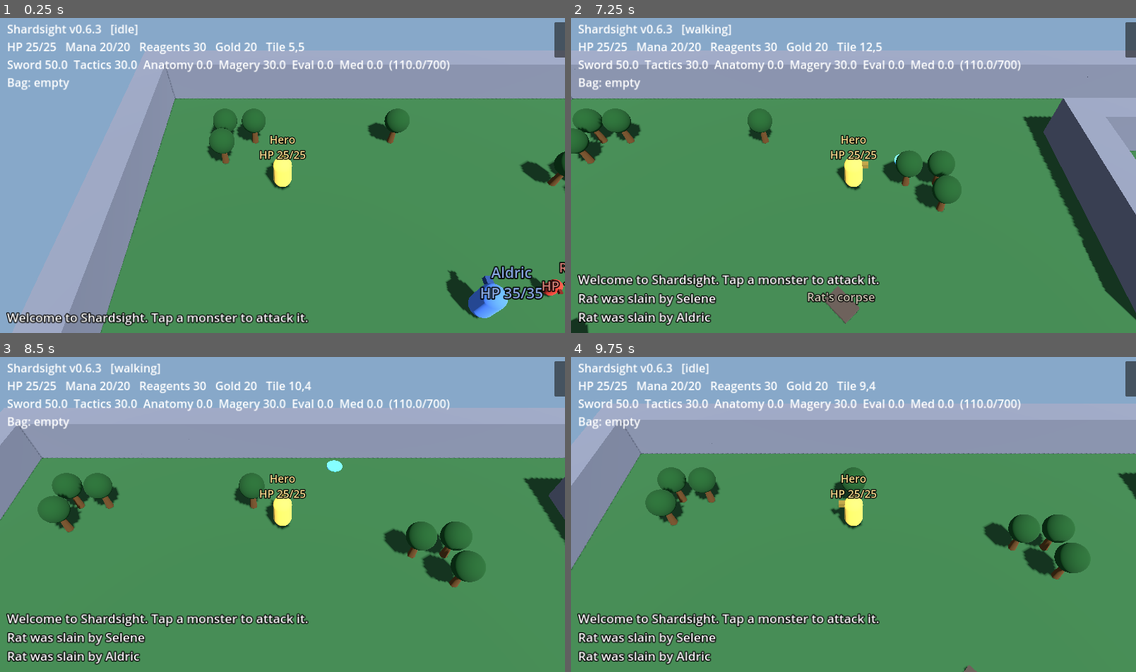
Above: before the commit, frames 1-4 (two rows, left to right).
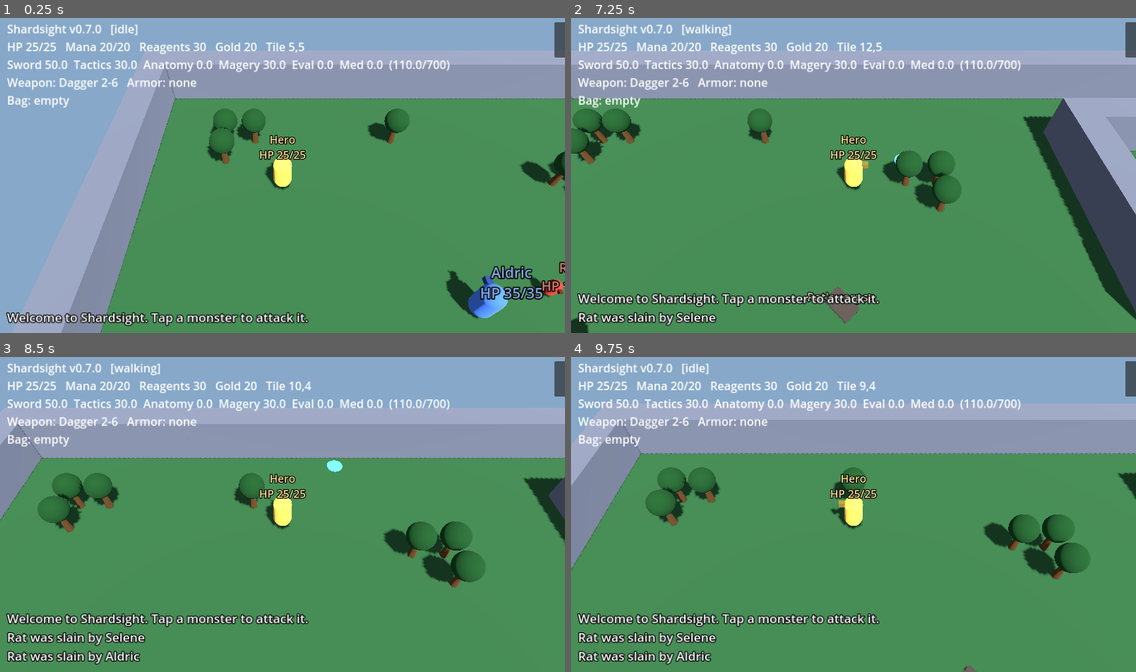
Above: after the commit, the same moments.

Repository: luckovsdeniss-denlu/Shardsight
Game: Godot game, scene res://scenes/main.tscn
Same seed, same stepped clock (60 frames per second), same inputs: the game is played once before the commit and once after it.
Inputs (mouse positions are in pixels of both pictures, inside the frame that each line leads up to):
- Up to frame 1 (0.25 s): no input
- Up to frame 2 (7.25 s): tap A every 0.75 s from 0.5 to 4.25 s; move the mouse to (977, 159) at 0.52 s; click (977, 159) at 0.67 s; move the mouse to (740, 191) at 1.27 s; click (740, 191) at 1.42 s; move the mouse to (910, 103) at 2.02 s; click (910, 103) at 2.17 s; move the mouse to (825, 238) at 2.77 s; click (825, 238) at 2.92 s; move the mouse to (1023, 222) at 3.52 s; click (1023, 222) at 3.67 s; move the mouse to (684, 125) at 4.27 s; click (684, 125) at 4.42 s; move the mouse to (881, 175) at 5.02 s; click (881, 175) at 5.17 s; move the mouse to (768, 93) at 5.77 s; click (768, 93) at 5.92 s; move the mouse to (977, 159) at 6.52 s; click (977, 159) at 6.67 s
- Up to frame 3 (8.5 s): move the mouse to (169, 530) at 7.27 s; click (169, 530) at 7.42 s; move the mouse to (339, 442) at 8.02 s; click (339, 442) at 8.17 s
- Up to frame 4 (9.75 s): move the mouse to (825, 577) at 8.77 s; click (825, 577) at 8.92 s; move the mouse to (1023, 561) at 9.52 s; click (1023, 561) at 9.67 s

The runs differ from the first frame. In frame 1, 0.7% of the frame differs, in the area x 1-35%, y 2-29%; in frame 2, 3.7%, in the area x 0-92%, y 2-98%; in frame 3, 0.7%; in frame 4, 0.7%.

Commit message:
Add equipment: weapons, armor, drops, merchant trade (v0.7.0)
Co-Authored-By: Claude Sonnet 5.5 <noreply@anthropic.com>
Claude-Session: https://claude.ai/code/session_01H6LNxUGdbevPyoRQBBzvxK

Diff:
--- a/project.godot
+++ b/project.godot
@@ -4,7 +4,7 @@
 [application]
 
 config/name="Shardsight"
-config/version="0.6.3"
+config/version="0.7.0"
 run/main_scene="res://scenes/main.tscn"
 config/features=PackedStringArray("4.3", "GL Compatibility")
 config/icon="res://icon.svg"
--- a/scripts/bestiary.gd
+++ b/scripts/bestiary.gd
@@ -1,30 +1,31 @@
 class_name Bestiary
 ## Stat blocks for everything that walks the map.
-## Keys: str/dex/int, skills, reagents, gold (carried), loot (monster drops), dmg_min/dmg_max (weapon roll), wspeed (weapon speed 20..60),
+## Keys: weapon/wear (starting gear ids from Gear), str/dex/int, skills, reagents, gold (carried), loot (monster drops), dmg_min/dmg_max (weapon roll), wspeed (weapon speed 20..60),
 ## move (m/s), armor, leash (wander radius in tiles), aggro (m), respawn (s), role, scale.
 
 const HERO := {
 	"str": 25, "dex": 20, "int": 20, "wspeed": 45, "dmg_min": 5, "dmg_max": 10,
 	"move": 4.0, "leash": 8, "aggro": 5.0, "respawn": 5.0,
-	"reagents": 30, "gold": 20,
+	"reagents": 30, "gold": 20, "weapon": "dagger",
 	"skills": {Hero.Skill.SWORDSMANSHIP: 50.0, Hero.Skill.TACTICS: 30.0, Hero.Skill.MAGERY: 30.0},
 }
 
 # Other players, played by the computer.
 const WARRIOR := {
 	"str": 35, "dex": 20, "int": 10, "wspeed": 45, "dmg_min": 5, "dmg_max": 10,
-	"move": 3.6, "leash": 8, "aggro": 5.0, "respawn": 5.0, "armor": 1.0, "gold": 20,
+	"move": 3.6, "leash": 8, "aggro": 5.0, "respawn": 5.0, "gold": 20, "weapon": "longsword", "wear": "chainmail",
 	"skills": {Hero.Skill.SWORDSMANSHIP: 60.0, Hero.Skill.TACTICS: 50.0, Hero.Skill.ANATOMY: 40.0},
 }
 const FIGHTER := {
 	"str": 30, "dex": 25, "int": 10, "wspeed": 55, "dmg_min": 4, "dmg_max": 8,
 	"move": 3.8, "leash": 8, "aggro": 5.0, "respawn": 5.0, "gold": 20,
+	"weapon": "kryss", "wear": "studded_armor",
 	"skills": {Hero.Skill.SWORDSMANSHIP: 55.0, Hero.Skill.TACTICS: 55.0, Hero.Skill.ANATOMY: 45.0},
 }
 
 const MAGE := {
 	"str": 20, "dex": 20, "int": 40, "wspeed": 30, "dmg_min": 2, "dmg_max": 4,
-	"move": 3.4, "leash": 8, "aggro": 6.0, "respawn": 5.0, "reagents": 40, "gold": 60,
+	"move": 3.4, "leash": 8, "aggro": 6.0, "respawn": 5.0, "reagents": 40, "gold": 60, "weapon": "dagger",
 	"skills": {
 		Hero.Skill.SWORDSMANSHIP: 20.0, Hero.Skill.MAGERY: 70.0, Hero.Skill.EVALUATING_INTELLECT: 50.0,
 		Hero.Skill.MEDITATION: 50.0, Hero.Skill.RESISTING_SPELLS: 30.0,
@@ -45,19 +46,19 @@
 const WOLF := {
 	"str": 28, "dex": 50, "int": 5, "wspeed": 50, "dmg_min": 2, "dmg_max": 6,
 	"move": 3.8, "leash": 6, "aggro": 5.0, "respawn": 12.0, "scale": 0.8, "armor": 1.0,
-	"loot": {"gold_min": 2, "gold_max": 8, "drops": [["wolf_pelt", 0.7]]},
+	"loot": {"gold_min": 2, "gold_max": 8, "drops": [["wolf_pelt", 0.7], ["leather_armor", 0.12]]},
 	"skills": {Hero.Skill.SWORDSMANSHIP: 45.0, Hero.Skill.TACTICS: 30.0},
 }
 const ORC := {
 	"str": 45, "dex": 40, "int": 10, "wspeed": 30, "dmg_min": 3, "dmg_max": 8,
 	"move": 2.2, "leash": 5, "aggro": 5.0, "respawn": 15.0, "scale": 1.15, "armor": 2.0,
-	"loot": {"gold_min": 8, "gold_max": 25, "drops": [["orc_ear", 0.8]]},
+	"loot": {"gold_min": 8, "gold_max": 25, "drops": [["orc_ear", 0.8], ["longsword", 0.15], ["studded_armor", 0.15], ["chainmail", 0.08]]},
 	"skills": {Hero.Skill.SWORDSMANSHIP: 60.0, Hero.Skill.TACTICS: 40.0, Hero.Skill.ANATOMY: 30.0},
 }
 const EVIL_MAGE := {
 	"str": 25, "dex": 25, "int": 45, "wspeed": 30, "dmg_min": 1, "dmg_max": 3,
 	"move": 2.4, "leash": 5, "aggro": 6.0, "respawn": 20.0, "reagents": 999,
-	"loot": {"gold_min": 10, "gold_max": 30, "reagents": 4, "drops": [["mage_robe", 0.4]]},
+	"loot": {"gold_min": 10, "gold_max": 30, "reagents": 4, "drops": [["mage_robe", 0.4], ["kryss", 0.15], ["dagger", 0.2]]},
 	"skills": {
 		Hero.Skill.SWORDSMANSHIP: 20.0, Hero.Skill.MAGERY: 55.0, Hero.Skill.EVALUATING_INTELLECT: 40.0,
 		Hero.Skill.MEDITATION: 40.0, Hero.Skill.RESISTING_SPELLS: 30.0,
--- a/scripts/entity.gd
+++ b/scripts/entity.gd
@@ -60,6 +60,9 @@
 var inventory := {}            # trophy item id -> count
 var loot_cfg := {}             # what a monster drops
 var loot_target: Corpse = null
+var weapon := ""               # equipped weapon id (see Gear); "" = bare hands
+var armor_id := ""             # equipped armor id
+var _gear_timer := 0.0
 var _trade_timer := 0.0
 var label: Label3D
 var _last_text := ""
@@ -94,6 +97,8 @@
 	reagents = float(cfg.get("reagents", 0))
 	gold = int(cfg.get("gold", 0))
 	loot_cfg = cfg.get("loot", {})
+	weapon = String(cfg.get("weapon", ""))
+	armor_id = String(cfg.get("wear", ""))
 
 
 func _build_visual(color: Color, s: float) -> void:
@@ -146,6 +151,11 @@
 		_cast_step(delta)
 		_refresh_label()
 		return
+	_gear_timer -= delta
+	if _gear_timer <= 0.0:
+		_gear_timer = 1.0
+		if target == null:
+			_manage_gear()
 	_think(delta)
 	_follow_path(delta)
 	_fight()
@@ -293,13 +303,21 @@
 		return
 	if swing_cd > 0.0 or d > MELEE_RANGE:
 		return
-	swing_cd = Rules.swing_seconds(stats.max_stamina(), weapon_speed)
+	var ws := weapon_speed
+	var lo := dmg_min
+	var hi := dmg_max
+	if weapon != "":
+		var w: Dictionary = Gear.LIST[weapon]
+		ws = int(w["speed"])
+		lo = float(w["min"])
+		hi = float(w["max"])
+	swing_cd = Rules.swing_seconds(stats.max_stamina(), ws)
 	var atk: float = stats.skills.get(Hero.Skill.SWORDSMANSHIP, 0.0)
 	var def: float = target.stats.skills.get(Hero.Skill.SWORDSMANSHIP, 0.0)
 	if randf() < Rules.hit_chance(atk, def):
 		var tactics: float = stats.skills.get(Hero.Skill.TACTICS, 0.0)
 		var anatomy: float = stats.skills.get(Hero.Skill.ANATOMY, 0.0)
-		var dmg := randf_range(dmg_min, dmg_max) * Rules.damage_multiplier(
+		var dmg := randf_range(lo, hi) * Rules.damage_multiplier(
 			float(stats.strength), tactics, anatomy)
 		target.take_damage(target._absorb(dmg), self)
 		if kind == Kind.PLAYER:
@@ -311,9 +329,18 @@
 
 ## Armor soaks a random half-to-all of its rating, but a hit always does at least 1.
 func _absorb(amount: float) -> float:
-	if armor <= 0.0:
+	var rating := _armor_rating()
+	if rating <= 0.0:
 		return amount
-	return maxf(1.0, amount - randf_range(0.5, 1.0) * armor)
+	return maxf(1.0, amount - randf_range(0.5, 1.0) * rating)
+
+
+## Natural armor (monster hide) plus whatever is worn.
+func _armor_rating() -> float:
+	var worn := 0.0
+	if armor_id != "":
+		worn = float(Gear.LIST[armor_id]["rating"])
+	return armor + worn
 
 
 func take_damage(amount: float, from: Entity) -> void:
@@ -553,9 +580,11 @@
 
 
 func _regen_mana(delta: float) -> void:
-	var resting := path.is_empty() and target == null and casting_id == ""
+	var metal := Gear.is_metal(armor_id)      # metal armor kills Meditation's benefit
+	var resting := path.is_empty() and target == null and casting_id == "" and not metal
 	var max_mana := float(stats.max_mana())
-	mana = minf(mana + Rules.mana_regen(_skill(Hero.Skill.MEDITATION), resting) * delta, max_mana)
+	var med := 0.0 if metal else _skill(Hero.Skill.MEDITATION)
+	mana = minf(mana + Rules.mana_regen(med, resting) * delta, max_mana)
 	if resting and mana < max_mana and kind == Kind.PLAYER:
 		_med_timer += delta
 		if _med_timer >= 1.0:
@@ -593,19 +622,22 @@
 
 func trade(delta: float) -> void:
 	var earned := 0
-	for id in inventory:
+	for id in inventory.keys():
+		if _is_usable_upgrade(id):
+			continue                       # keep gear we are about to wear
 		earned += Items.value(id) * int(inventory[id])
+		inventory.erase(id)
 	if earned > 0:
 		gold += earned
-		inventory.clear()
 		if is_hero:
-			game.log_event("You sell your loot for %d gold." % earned)
+			game.log_event("You sell your spare loot for %d gold." % earned)
 	_trade_timer += delta
 	if _trade_timer >= 0.5:
 		_trade_timer = 0.0
 		if reagents < 30.0 and gold >= REAGENT_PRICE * 2:
 			gold -= REAGENT_PRICE * 2
 			reagents = minf(reagents + 2.0, MAX_REAGENTS)
+		_buy_gear()
 
 
 func _bolt(to: Vector3, color: Color) -> void:
@@ -706,3 +738,80 @@
 		return false
 	loot_target = best
 	return true
+
+
+# --- equipment -------------------------------------------------------------
+
+func _can_use(id: String) -> bool:
+	if stats.strength < int(Gear.LIST[id]["str"]):
+		return false
+	# Mages stay in cloth: metal armor would ruin their Meditation.
+	if Gear.is_metal(id) and _skill(Hero.Skill.MAGERY) >= 30.0:
+		return false
+	return true
+
+
+func _is_usable_upgrade(id: String) -> bool:
+	if not Gear.LIST.has(id) or not _can_use(id):
+		return false
+	return Gear.score(id) > _equipped_score(String(Gear.LIST[id]["slot"]))
+
+
+func _equipped_score(slot: String) -> float:
+	return Gear.score(weapon if slot == "weapon" else armor_id)
+
+
+## Equips any carried piece that beats what is worn (and the old piece goes into the bag).
+func _manage_gear() -> void:
+	for id in inventory.keys():
+		if _is_usable_upgrade(id):
+			_equip(id)
+
+
+func _equip(id: String) -> void:
+	var slot := String(Gear.LIST[id]["slot"])
+	var old := weapon if slot == "weapon" else armor_id
+	inventory[id] = int(inventory.get(id, 0)) - 1
+	if int(inventory[id]) <= 0:
+		inventory.erase(id)
+	if slot == "weapon":
+		weapon = id
+	else:
+		armor_id = id
+	if old != "":
+		inventory[old] = int(inventory.get(old, 0)) + 1
+	if is_hero:
+		game.log_event("You equip the %s." % Items.item_name(id))
+
+
+## At the merchant: buy the best usable upgrade we can afford, keeping a little gold spare.
+func _buy_gear() -> void:
+	var best := ""
+	var best_gain := 0.0
+	for id in Gear.ORDER:
+		var g: Dictionary = Gear.LIST[id]
+		var price := int(g["value"])
+		if price + 8 > gold or not _can_use(id) or inventory.has(id):
+			continue
+		var gain := Gear.score(id) - _equipped_score(String(g["slot"]))
+		if gain > best_gain:
+			best_gain = gain
+			best = id
+	if best == "":
+		return
+	gold -= int(Gear.LIST[best]["value"])
+	inventory[best] = int(inventory.get(best, 0)) + 1
+	_manage_gear()
+	if is_hero:
+		game.log_event("You buy a %s for %d gold." % [Items.item_name(best), int(Gear.LIST[best]["value"])])
+
+
+func gear_text() -> String:
+	var w := "fists"
+	if weapon != "":
+		var g: Dictionary = Gear.LIST[weapon]
+		w = "%s %d-%d" % [g["name"], int(g["min"]), int(g["max"])]
+	var a := "none"
+	if armor_id != "":
+		a = "%s (AR %d)" % [Gear.LIST[armor_id]["name"], int(Gear.LIST[armor_id]["rating"])]
+	return "Weapon: %s   Armor: %s" % [w, a]
--- /dev/null
+++ b/scripts/gear.gd
@@ -0,0 +1,35 @@
+class_name Gear
+## Weapons and armor. Weapon speed spans the reference's range (halberd 25 ... kryss 58);
+## the damage, rating, Strength and price numbers are tuning guesses.
+## Metal armor wrecks Meditation (the classic reason mages stay in cloth).
+
+const ORDER := [
+	"dagger", "kryss", "longsword", "broadsword", "halberd",
+	"leather_armor", "studded_armor", "chainmail", "platemail",
+]
+
+const LIST := {
+	"dagger": {"name": "Dagger", "slot": "weapon", "speed": 55, "min": 2.0, "max": 6.0, "str": 10, "value": 15},
+	"kryss": {"name": "Kryss", "slot": "weapon", "speed": 58, "min": 3.0, "max": 7.0, "str": 10, "value": 40},
+	"longsword": {"name": "Longsword", "slot": "weapon", "speed": 35, "min": 5.0, "max": 13.0, "str": 25, "value": 55},
+	"broadsword": {"name": "Broadsword", "slot": "weapon", "speed": 30, "min": 7.0, "max": 15.0, "str": 35, "value": 90},
+	"halberd": {"name": "Halberd", "slot": "weapon", "speed": 25, "min": 8.0, "max": 18.0, "str": 50, "value": 160},
+	"leather_armor": {"name": "Leather Armor", "slot": "armor", "rating": 2.0, "str": 10, "value": 25, "metal": false},
+	"studded_armor": {"name": "Studded Armor", "slot": "armor", "rating": 3.0, "str": 25, "value": 60, "metal": false},
+	"chainmail": {"name": "Chainmail", "slot": "armor", "rating": 5.0, "str": 35, "value": 110, "metal": true},
+	"platemail": {"name": "Platemail", "slot": "armor", "rating": 7.0, "str": 60, "value": 260, "metal": true},
+}
+
+
+## Comparable only within a slot. Weapons: average damage times speed (about damage per second).
+static func score(id: String) -> float:
+	if id == "":
+		return 0.0
+	var g: Dictionary = LIST[id]
+	if String(g["slot"]) == "weapon":
+		return (float(g["min"]) + float(g["max"])) / 2.0 * float(g["speed"]) / 10.0
+	return float(g["rating"])
+
+
+static func is_metal(id: String) -> bool:
+	return id != "" and bool(LIST[id].get("metal", false))
--- a/scripts/items.gd
+++ b/scripts/items.gd
@@ -1,5 +1,5 @@
 class_name Items
-## Trophy items dropped by monsters. They have no use except selling to the merchant.
+## Trophy items dropped by monsters (no use except selling). Gear ids from Gear also work as items.
 
 const LIST := {
 	"rat_tail": {"name": "Rat Tail", "value": 3},
@@ -10,8 +10,13 @@
 
 
 static func item_name(id: String) -> String:
+	if Gear.LIST.has(id):
+		return String(Gear.LIST[id]["name"])
 	return String(LIST[id]["name"])
 
 
+## What the merchant pays: full value for trophies, half for used gear.
 static func value(id: String) -> int:
+	if Gear.LIST.has(id):
+		return maxi(1, int(Gear.LIST[id]["value"]) / 2)
 	return int(LIST[id]["value"])
--- a/scripts/main.gd
+++ b/scripts/main.gd
@@ -244,13 +244,13 @@
 	for id in hero.inventory:
 		bag.append("%s x%d" % [Items.item_name(id), int(hero.inventory[id])])
 	var bag_text := ", ".join(bag) if not bag.is_empty() else "empty"
-	hud.text = "Shardsight v%s   [%s]\nHP %d/%d   Mana %d/%d   Reagents %d   Gold %d   Tile %d,%d\nSword %.1f  Tactics %.1f  Anatomy %.1f  Magery %.1f  Eval %.1f  Med %.1f  (%.1f/%d)\nBag: %s" % [
+	hud.text = "Shardsight v%s   [%s]\nHP %d/%d   Mana %d/%d   Reagents %d   Gold %d   Tile %d,%d\nSword %.1f  Tactics %.1f  Anatomy %.1f  Magery %.1f  Eval %.1f  Med %.1f  (%.1f/%d)\n%s\nBag: %s" % [
 		version, hero.state_text(), ceili(hero.hp), s.max_hp(), floori(hero.mana), s.max_mana(),
 		floori(hero.reagents), hero.gold, tile.x, tile.y,
 		s.skills[Hero.Skill.SWORDSMANSHIP], s.skills[Hero.Skill.TACTICS],
 		s.skills[Hero.Skill.ANATOMY], s.skills[Hero.Skill.MAGERY],
 		s.skills[Hero.Skill.EVALUATING_INTELLECT], s.skills[Hero.Skill.MEDITATION],
-		s.skill_total(), Rules.SKILL_CAP_TOTAL, bag_text]
+		s.skill_total(), Rules.SKILL_CAP_TOTAL, hero.gear_text(), bag_text]
 
 
 func _follow_camera() -> void:
Not shown, changed: CHANGELOG.md
